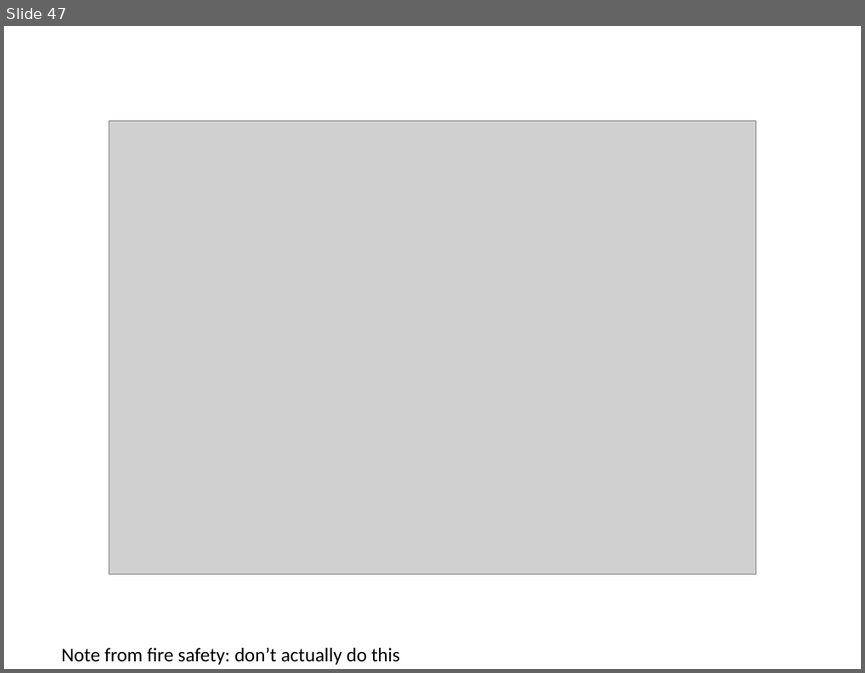
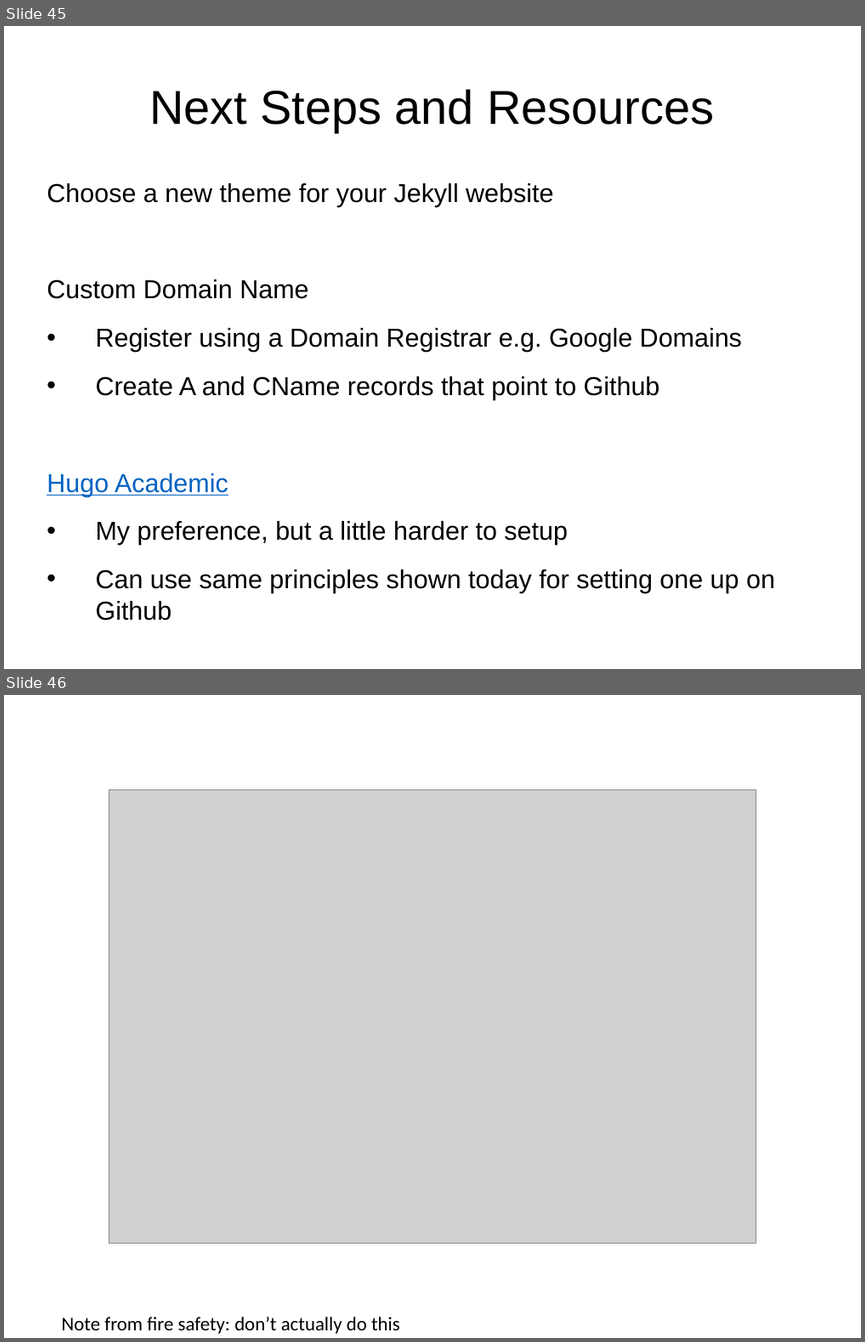
Before and after one commit to rachelplayer/isg-playground, a slide deck: git_workshop.pptx. Shown one above the other, each under a label of ours: slide 47 before the commit, slides 45 and 46 after it. The pictures are 865x673 and 865x1342 pixels, drawn with LibreOffice and Linux fonts; fonts in the diff are those of the drawing; grey boxes stand for pictures. Boxes give left, top, right and bottom in pixels: in the first picture for what was removed or moved away, otherwise in the second. Text is boxed around its words. In the diff, an @@ line names an element or a change of style, - is before the commit and + after.

```diff
--- a/git_workshop.pptx
+++ b/git_workshop.pptx
@@ slide 45 added at <box>4,26,861,669</box>, background #FFFFFF @@
@@ title added at <box>149,89,714,132</box>, 44 pt, text #000000 @@
+Next Steps and Resources
@@ text added at <box>46,183,775,620</box>, 24 pt, text #000000 @@
+Choose a new theme for your Jekyll website
+Custom Domain Name
+• Register using a Domain Registrar e.g. Google Domains
+• Create A and CName records that point to Github
+Hugo Academic
+• My preference, but a little harder to setup
+• Can use same principles shown today for setting one up on Github
@@ what was slide 47 is now slide 46 @@
```
Also in this commit, not shown: 6 slides changed, 32 other slides added, 52 slides removed.
